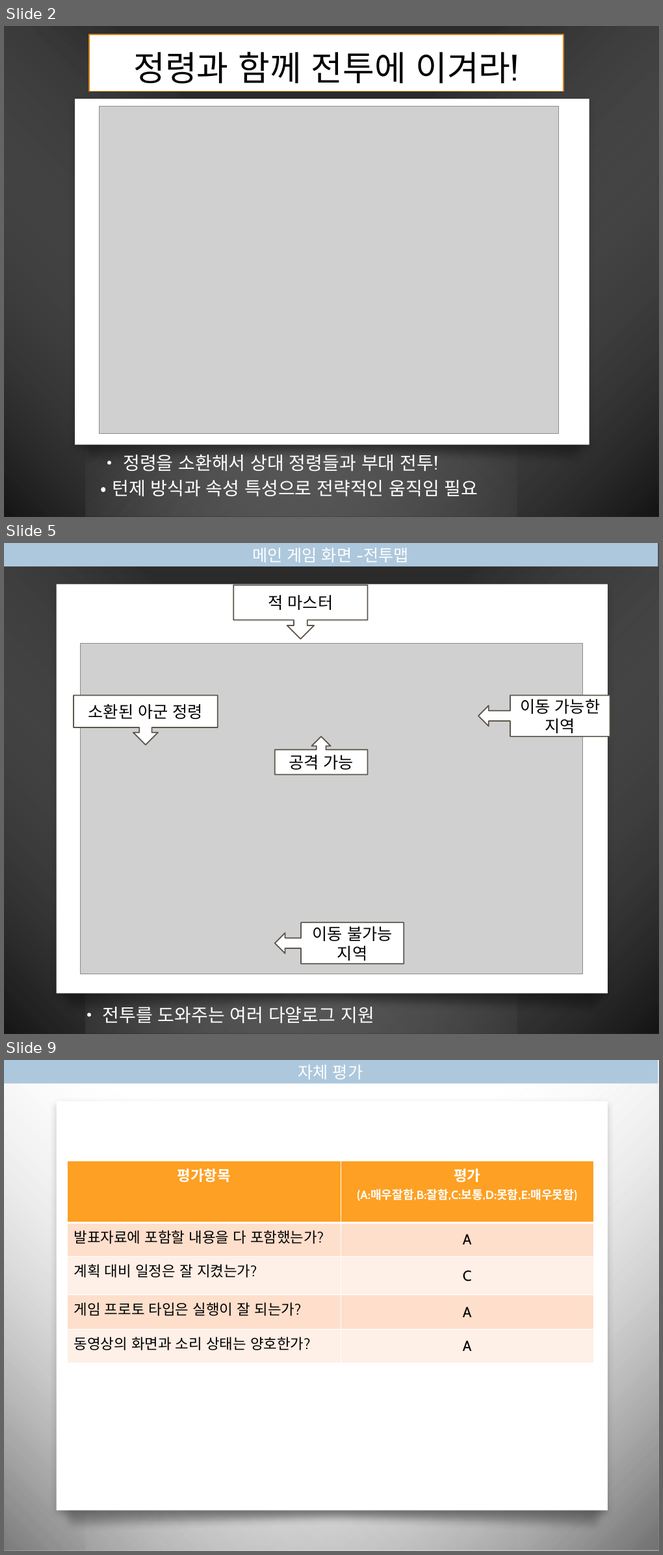
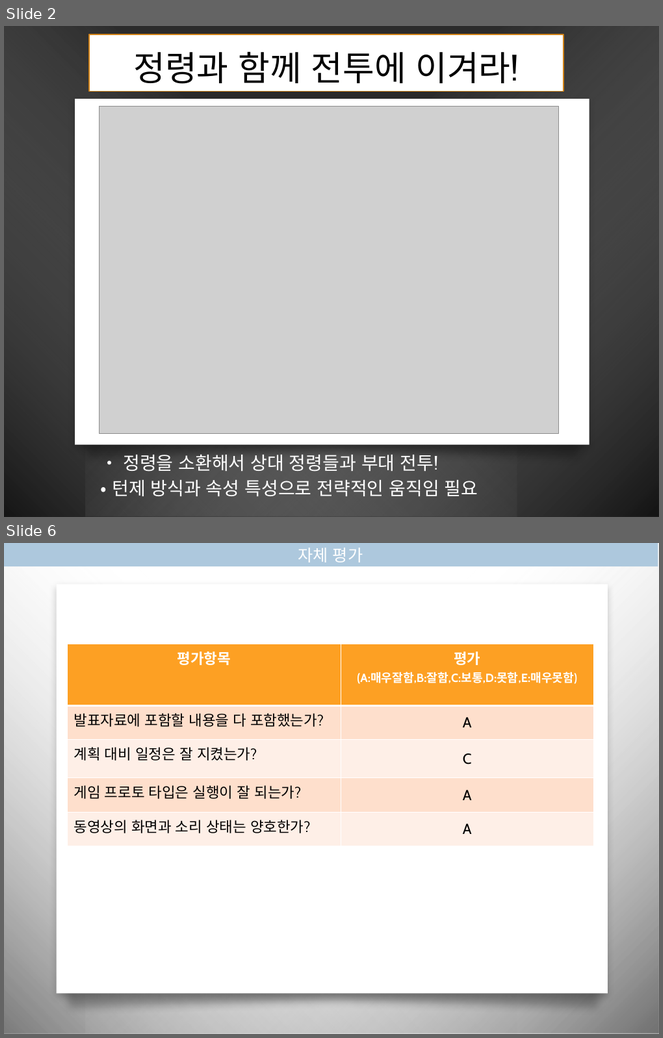
Before and after one commit to BigDataIsVeryImportantInAI/MyRoom, a slide deck: present2.pptx. Shown one above the other, each under a label of ours: slides 2, 5 and 9 before the commit, slides 2 and 6 after it; the slides between them are not shown. The pictures are 663x1555 and 663x1038 pixels, drawn with LibreOffice and Linux fonts; fonts in the diff are those of the drawing; grey boxes stand for pictures; background and template pictures are left out; a plain dark background stands for a picture behind light text. Boxes give left, top, right and bottom in pixels: in the first picture for what was removed or moved away, otherwise in the second. Text is boxed around its words. In the diff, an @@ line names an element or a change of style, - is before the commit and + after.

```diff
--- a/present2.pptx
+++ b/present2.pptx
@@ slide 5 removed at bbox=[4, 543, 659, 1034], background picture (left out); not listed: 4 template elements that a slide beside it also shows @@
@@ rectangle removed at bbox=[4, 543, 658, 566] @@
-메인 게임 화면 -전투맵
@@ down arrow callout removed at bbox=[233, 585, 367, 639] @@
-적 마스터
@@ picture removed at bbox=[81, 644, 582, 975] @@
@@ down arrow callout removed at bbox=[74, 696, 218, 745] @@
-소환된 아군 정령
@@ left arrow callout removed at bbox=[478, 696, 610, 737] @@
-이동 가능한 지역
@@ up arrow callout removed at bbox=[274, 737, 367, 775] @@
-공격 가능
@@ left arrow callout removed at bbox=[274, 923, 404, 964] @@
-이동 불가능 지역
@@ text removed at bbox=[102, 1007, 374, 1023] @@
-• 전투를 도와주는 여러 다얄로그 지원
@@ what was slide 9 is now slide 6 @@
```
Also in this commit, not shown: 1 slide changed, 2 slides added, 4 other slides removed, 1 other file.
